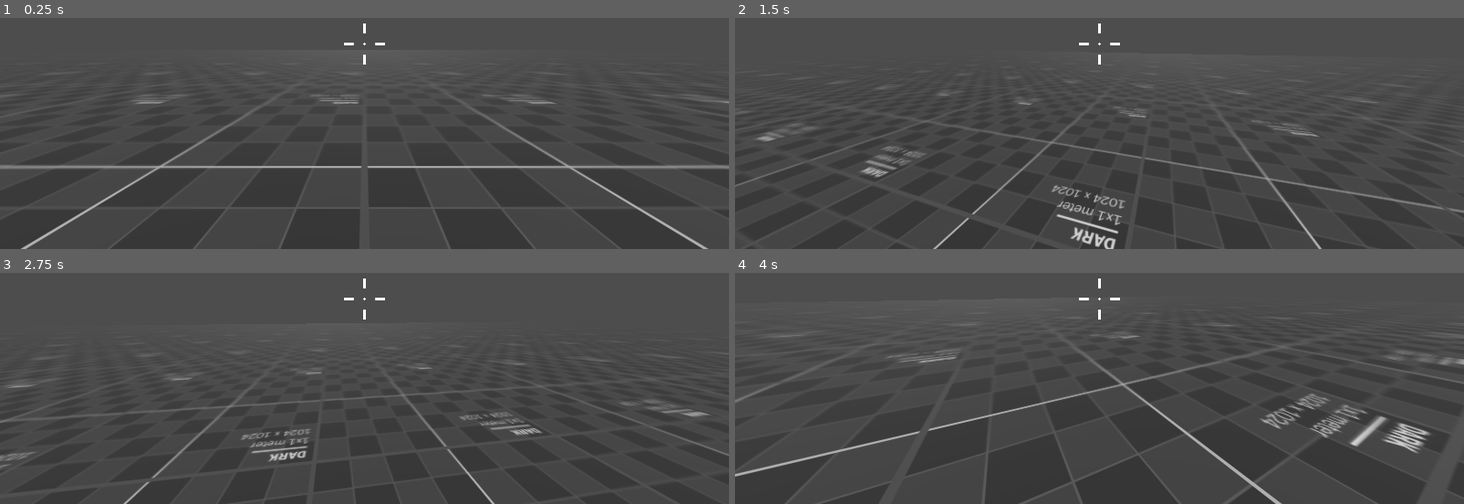
Above: before the commit, frames 1-4 (two rows, left to right).
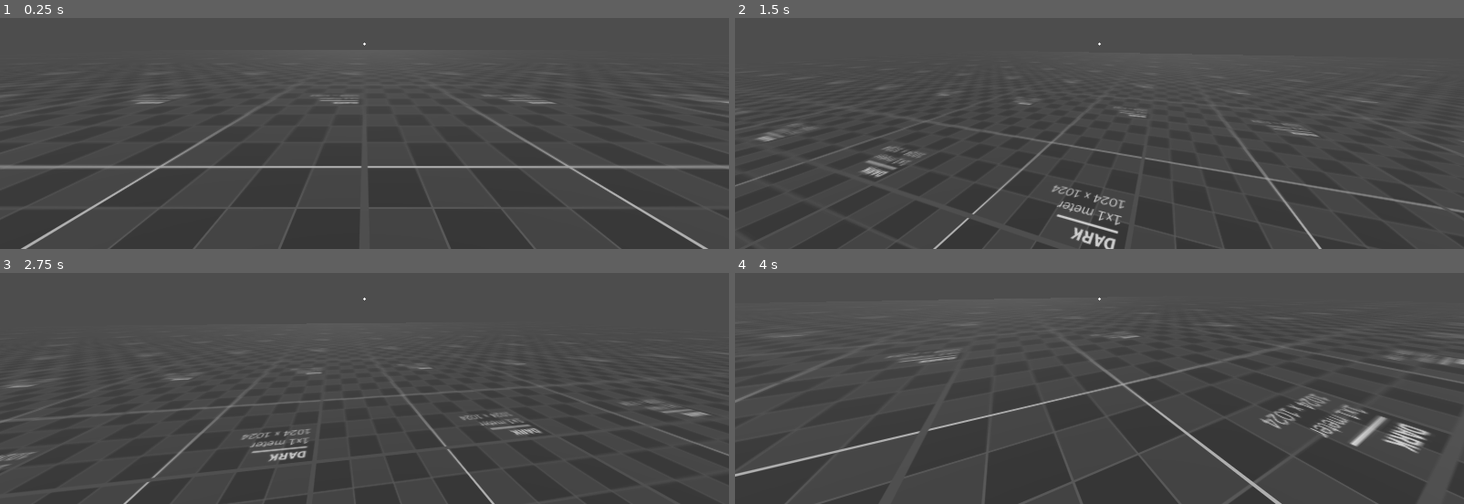
Above: after the commit, the same moments.

Repository: dairycultist/CityZoomer
Game: Godot game, scene res://level.tscn
Two runs of this game, one before a commit and one after it. Both use one fixed random seed, a clock stepped at 60 frames per second and the inputs below.
Inputs (mouse positions are in pixels of both pictures, inside the frame that each line leads up to):
- Up to frame 1 (0.25 s): no input
- Up to frame 2 (1.5 s): tap Enter at 0.5 s; move the mouse to (1135, 43) at 0.52 s; hold Space (jump) 0.53-1.28 s; hold W (walk_up) from 0.53 s (still down); move the mouse to (1063, 45) at 1.27 s; click (1063, 45) at 1.35 s
- Up to frame 3 (2.75 s): keep holding W (walk_up); tap Space (jump) at 1.52, 1.55, 1.82 s; move the mouse to (379, 291) at 2.02 s; hold Space (jump) from 2.03 s (still down)
- Up to frame 4 (4 s): keep holding W (walk_up); move the mouse to (1092, 305) at 2.77 s; release Space (jump) at 2.78 s; click (1092, 305) at 2.85 s; tap Space (jump) at 3.02, 3.05, 3.32 s; move the mouse to (1150, 303) at 3.52 s; hold Space (jump) from 3.53 s (still down)

The runs differ from the first frame. In frame 1, less than 0.1% of the frame differs, in the area x 47-53%, y 2-21%; in frame 2, less than 0.1%; in frame 3, less than 0.1%; in frame 4, less than 0.1%.

Commit message:
Add hop sound

Diff:
--- a/player/player.gd
+++ b/player/player.gd
@@ -43,6 +43,8 @@
 		# jumping
 		if is_on_floor() and Input.is_action_pressed("jump"):
 			velocity.y = jump_speed
+			$HopSound.play()
+			$HopSound.pitch_scale = randf_range(0.9, 1.1)
 
 	move_and_slide()
 
--- a/player/player.tscn
+++ b/player/player.tscn
@@ -1,17 +1,16 @@
-[gd_scene load_steps=4 format=3 uid="uid://ng6xdry7dssv"]
+[gd_scene load_steps=5 format=3 uid="uid://ng6xdry7dssv"]
 
 [ext_resource type="Script" uid="uid://db4nmoieo5cus" path="res://player/player.gd" id="1_4flbx"]
+[ext_resource type="AudioStream" uid="uid://v3dpiw87ok7o" path="res://player/hop.wav" id="3_g1dw6"]
 [ext_resource type="Texture2D" uid="uid://o7fyxchiywpq" path="res://player/crosshair.png" id="11_tqiix"]
 
 [sub_resource type="CapsuleShape3D" id="CapsuleShape3D_mlf6e"]
 radius = 0.294356
 height = 1.7
 
-[node name="Player" type="CharacterBody3D" node_paths=PackedStringArray("left_hand", "right_hand")]
+[node name="Player" type="CharacterBody3D"]
 transform = Transform3D(-1, 0, -8.74228e-08, 0, 1, 0, 8.74228e-08, 0, -1, 0, 0, 0)
 script = ExtResource("1_4flbx")
-left_hand = NodePath("")
-right_hand = NodePath("")
 
 [node name="Camera3D" type="Camera3D" parent="."]
 transform = Transform3D(1, 0, 0, 0, 1, 0, 0, 0, 1, 0, 1.5, 0)
@@ -60,3 +59,6 @@
 text = "PAUSED"
 horizontal_alignment = 1
 vertical_alignment = 1
+
+[node name="HopSound" type="AudioStreamPlayer" parent="."]
+stream = ExtResource("3_g1dw6")
Binary file changed: player/crosshair.png
Not shown, changed: player/crosshair.png.import
Not shown, added: player/hop.wav.import
Not shown, added: player/hop.wav
